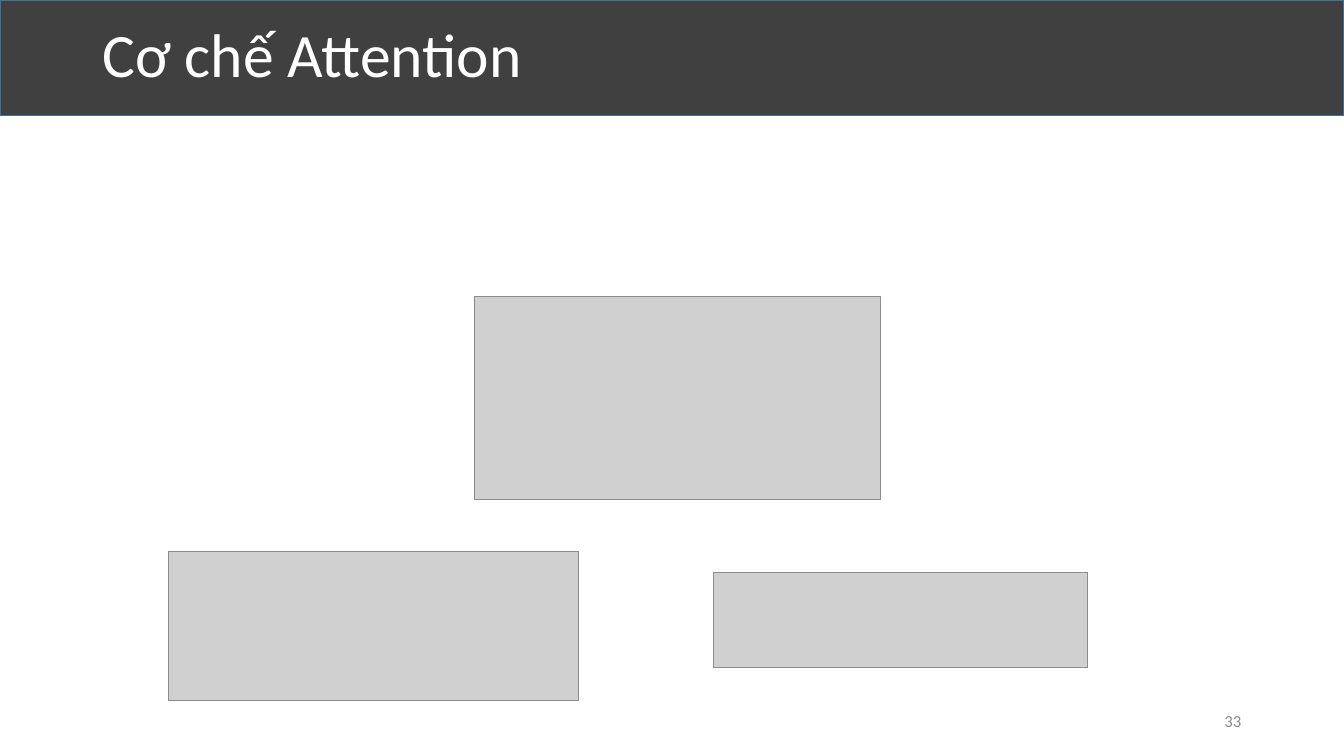
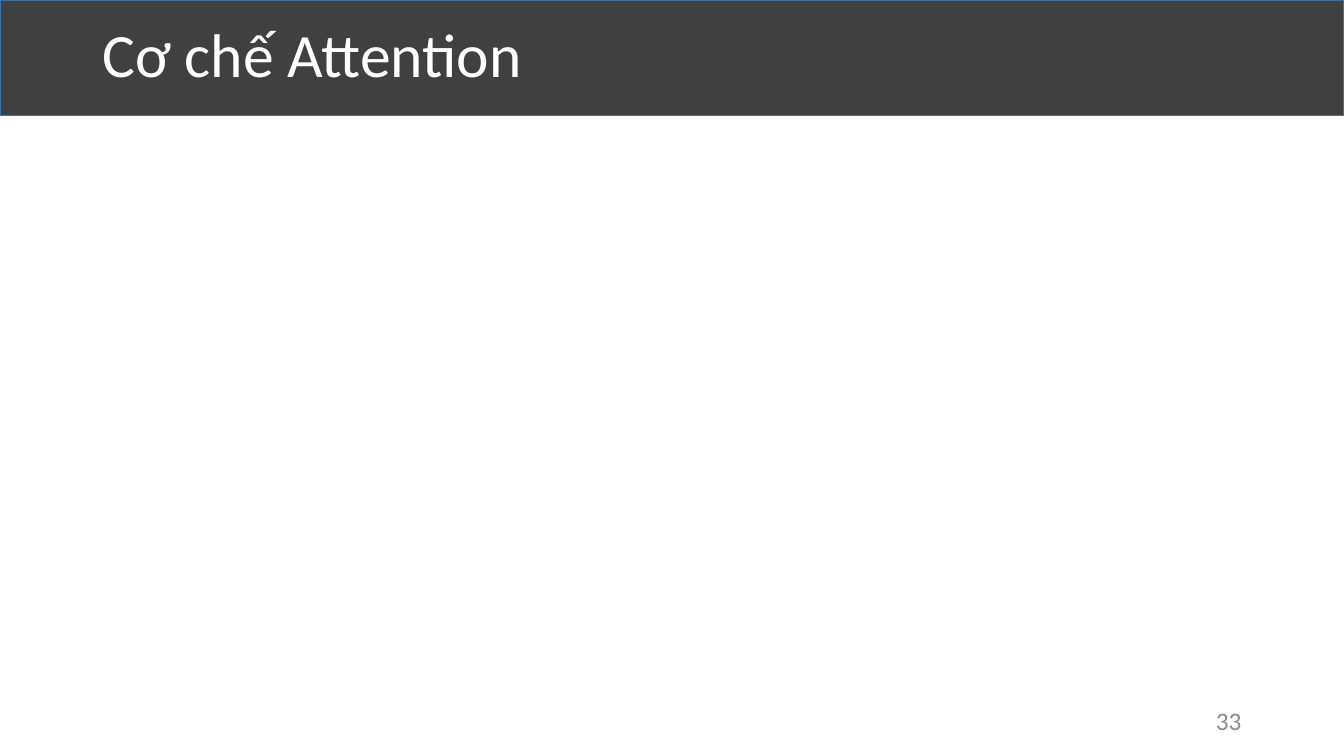
Before and after one commit to VolknerThanh/kltn_SentimentAnalysis, a slide deck: slide 33 of kltn-thuyết-trình.pptx. Drawn at 1344x756 pixels with LibreOffice and Linux fonts; fonts in the diff are those of the drawing; grey boxes stand for pictures. Boxes give left, top, right and bottom in pixels: in the first picture for what was removed or moved away, otherwise in the second. Text is boxed around its words. In the diff, an @@ line names an element or a change of style, - is before the commit and + after.

```diff
--- a/kltn-thuyết-trình.pptx
+++ b/kltn-thuyết-trình.pptx
@@ picture removed at (475,296,881,499) @@
@@ picture removed at (168,553,579,702) @@
@@ picture removed at (714,573,1088,668) @@
@@ page number at (1216,714,1242,730): size 12 to 18 pt @@
```
Also in this commit, not shown: 12 other slides changed, 1 other file.
